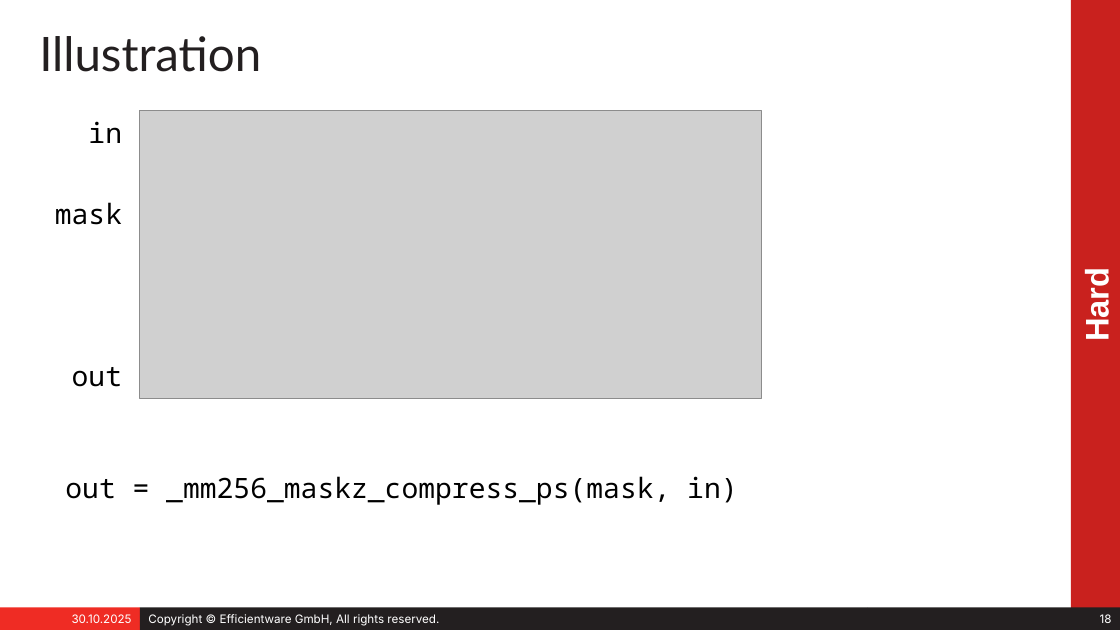
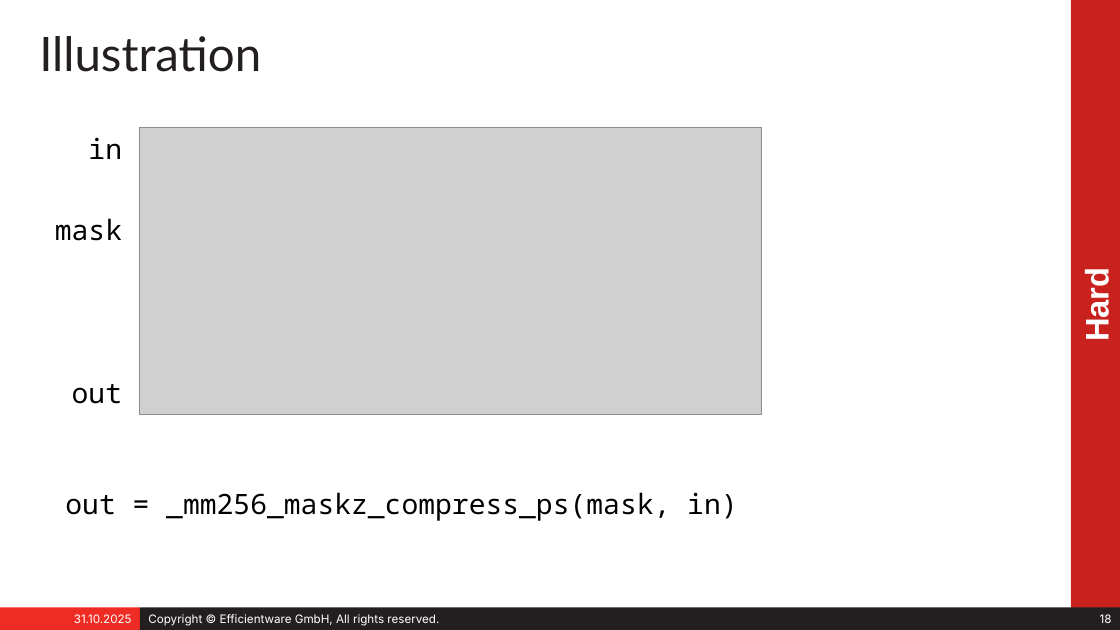
Before and after one commit to stefeff/auto-vectorization, a slide deck: slide 18 of presentation/speed_for_free.odp. Drawn at 1120x630 pixels with LibreOffice and Linux fonts; fonts in the diff are those of the drawing; grey boxes stand for pictures. Boxes give left, top, right and bottom in pixels: in the first picture for what was removed or moved away, otherwise in the second. Text is boxed around its words. In the diff, an @@ line names an element or a change of style, - is before the commit and + after.

```diff
--- a/presentation/speed_for_free.odp
+++ b/presentation/speed_for_free.odp
@@ 2 texts, 1 picture: place and size @@
-2 texts, 1 picture at [55, 111, 761, 505]
+2 texts, 1 picture at [55, 128, 761, 521]
@@ text in rectangle at [74, 614, 132, 623]: text changed @@
-30.10.2025
+31.10.2025
```
Also in this commit, not shown: 21 other slides changed, 1 other file.
